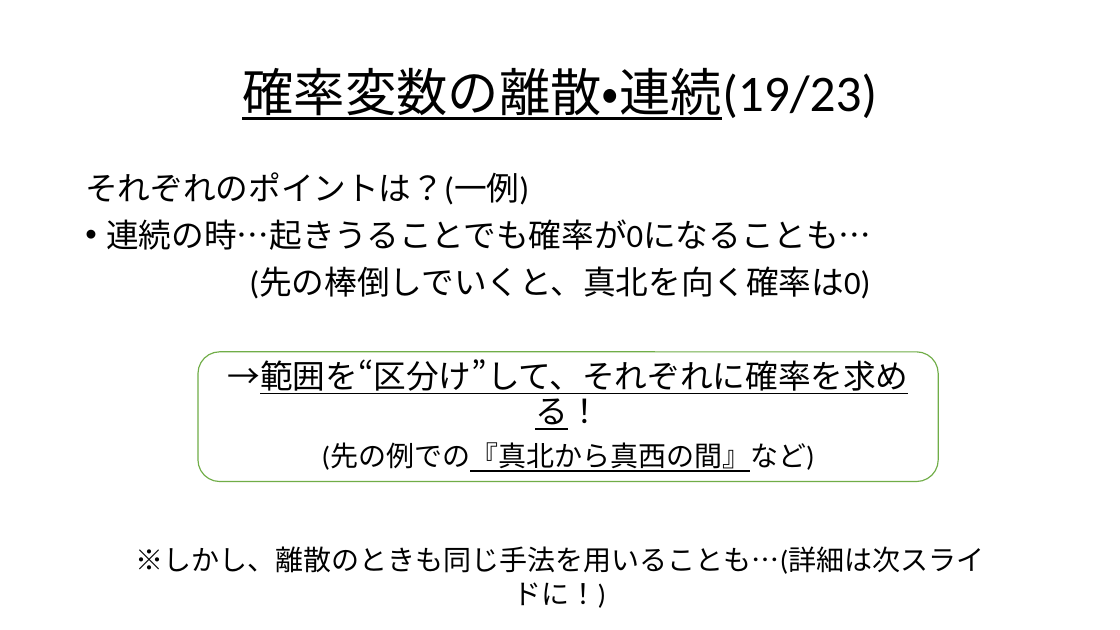
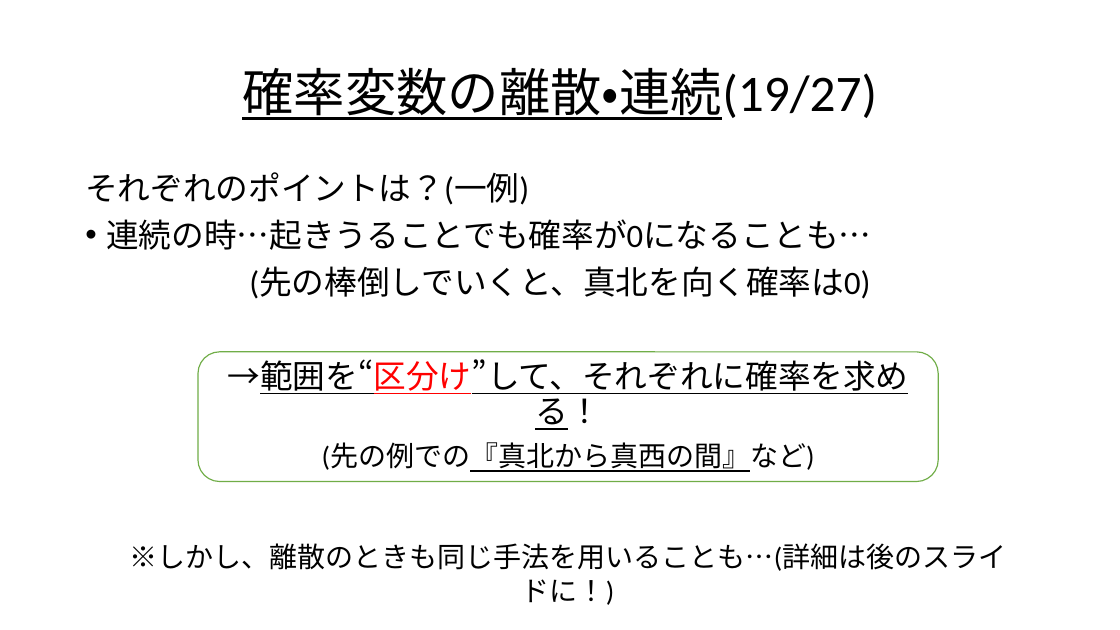
Before and after one commit to Ryo-KATAYAMA/Senior_Project, a slide deck: slide 80 of Chapter4_1.pptx. Drawn at 1120x630 pixels with LibreOffice and Linux fonts; fonts in the diff are those of the drawing. Boxes give left, top, right and bottom in pixels: in the first picture for what was removed or moved away, otherwise in the second. Text is boxed around its words. In the diff, an @@ line names an element or a change of style, - is before the commit and + after.

```diff
--- a/Chapter4_1.pptx
+++ b/Chapter4_1.pptx
@@ title at (242,67,877,120): text changed @@
-確率変数の離散・連続(19/23)
+確率変数の離散・連続(19/27)
@@ text in rounded rectangle at (228,359,909,430): text colour #000000 to #FF0000 in "→範囲を“区分け”して、それぞれに確率を求める！" @@
@@ text at (130,543,1007,571): text changed @@
-※しかし、離散のときも同じ手法を用いることも…(詳細は次スライドに！)
+※しかし、離散のときも同じ手法を用いることも…(詳細は後のスライドに！)
```
Also in this commit, not shown: 40 other slides changed, 6 slides added.
